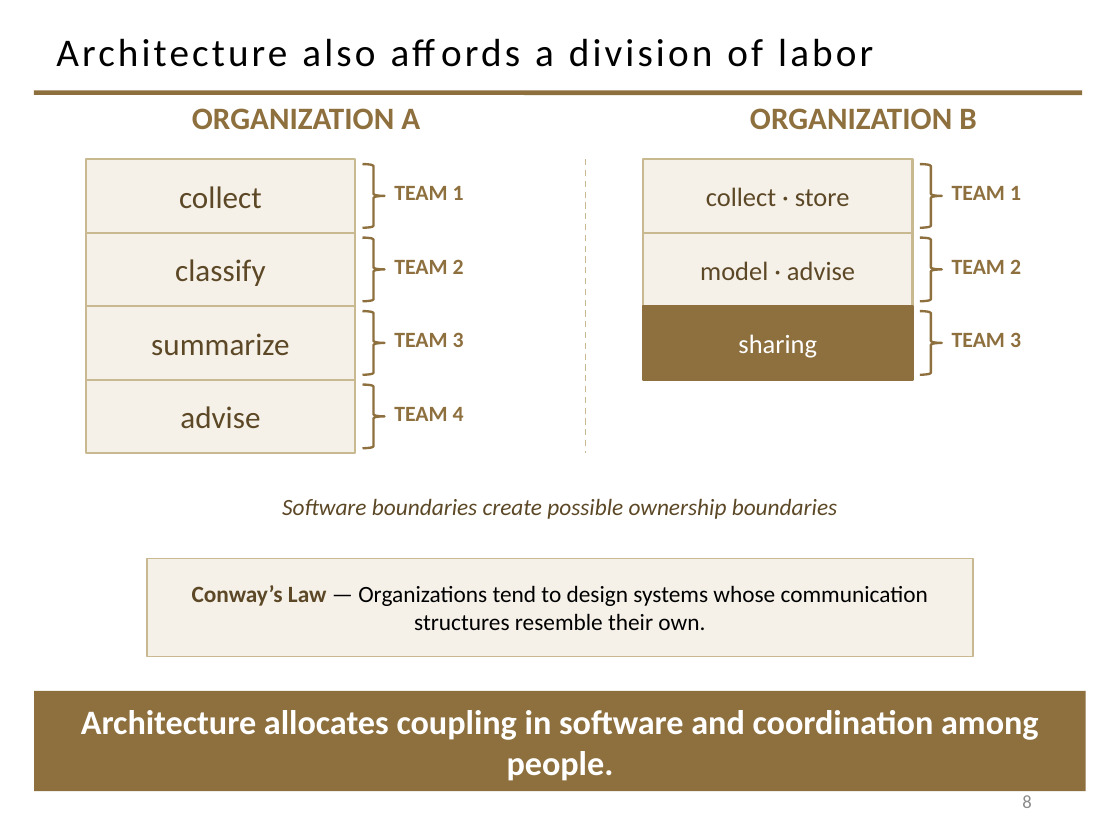
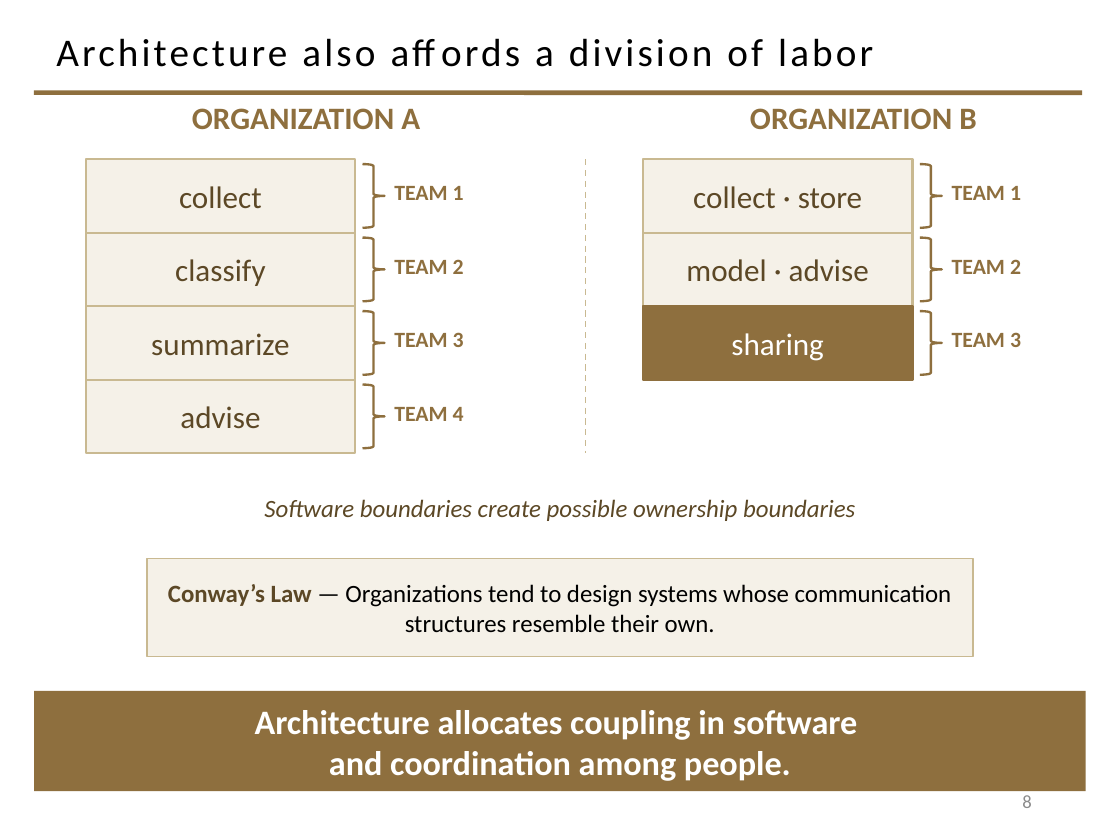
Before and after one commit to davisjam/model-based-agentic-software-engineering, a slide deck: slide 8 of course/lectures/act-1-foundations/06-architecture/1-6-Architecture.pptx. Drawn at 1120x840 pixels with LibreOffice and Linux fonts; fonts in the diff are those of the drawing; background and template pictures are left out. Boxes give left, top, right and bottom in pixels: in the first picture for what was removed or moved away, otherwise in the second. Text is boxed around its words. In the diff, an @@ line names an element or a change of style, - is before the commit and + after.

```diff
--- a/course/lectures/act-1-foundations/06-architecture/1-6-Architecture.pptx
+++ b/course/lectures/act-1-foundations/06-architecture/1-6-Architecture.pptx
@@ size 17 to 20 pt in 3 elements at [643, 159, 913, 233], [643, 233, 913, 307], [643, 306, 913, 380] @@
@@ text "Software boundaries create possible ownership ..." at [264, 499, 855, 521]: size 15 to 16 pt @@
@@ rectangle "Conway’s Law — Organizations tend ..." at [147, 559, 973, 656]: size 15 to 16 pt @@
@@ text in rectangle at [255, 710, 858, 781]: text changed @@
-Architecture allocates coupling in software and coordination among people.
+Architecture allocates coupling in software
+and coordination among people.
```
Also in this commit, not shown: 11 other slides changed, 1 slide added.
